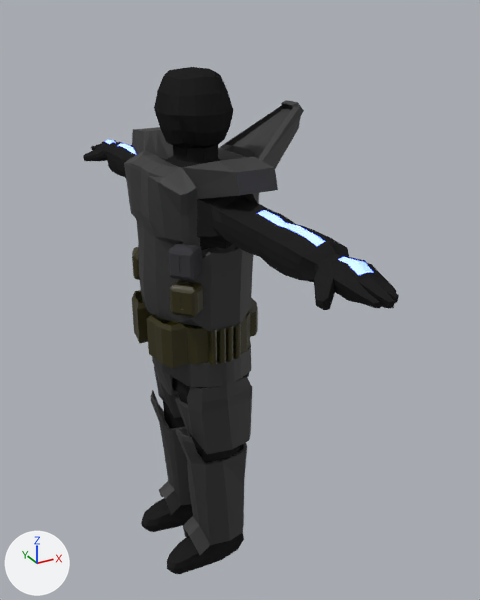
Renders of the Blender file Assets/player/player.blend from each side of a commit.
Both versions are drawn from a 50 mm camera at (-5.54, -11.93, 1.39) aimed at (0.97, -0.09, -4.53). The axes (+X, +Y, +Z) are drawn at lower left. The lights are the same throughout.

The scene before the commit, as lines of its bpy script (objects in view):
```python
ob_chest = bpy.data.objects.new('chest', me_cube_002)
ob_chest.parent = ob_dude
ob_chest.location = (0.0, 0.0, -3.381)
ob_chest.scale = (0.87, 1.38, 1.0)
ob_diaper = bpy.data.objects.new('diaper', me_cube_004)
ob_diaper.parent = ob_dude
ob_diaper.location = (-0.108, 0.0, -5.507)
ob_diaper.scale = (0.901, 1.0, -0.354)
ob_dude = bpy.data.objects.new('dude', me_cube_001)
ob_dude.location = (-0.01, 0.0, -4.42)
ob_dude.scale = (0.543, 0.654, 0.654)
ob_pilot = bpy.data.objects.new('pilot', me_icosphere)
ob_pilot.location = (0.0, 0.0, 0.0)
ob_pilot.scale = (1.18, 1.18, 1.18)
# also in view: 'L thigh' at (0.04, -0.77, -6.59); 'brown pouch 1' at (-0.8, -1.2, -3.69); 'R calf' at (-0.08, 0.75, -8.61); 'greypouch' at (-0.8, -1.2, -2.94); 'belt' at (-0.06, 0.07, -4.79)
```
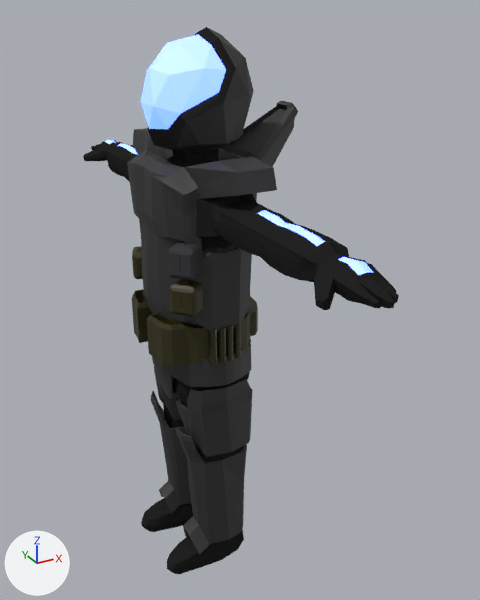
Where the newer file only moved an object's origin or applied its transform, the numbers keep the older frame.

Where the change shows, as pixel boxes (x1, y1, x2, y2) in the pictures (480 x 600 px; the box of a moved part takes in the faces that stretch with it):
'dude', moved: before (83, 67, 399, 574); after (83, 140, 399, 574)
'chest', moved, rescaled: before (124, 100, 304, 332); after (127, 101, 298, 331)
'pilot', shown: after (141, 27, 254, 152)
'L calf', reshaped: before (176, 428, 247, 555); after (176, 428, 247, 554)
'belt', reshaped: before (132, 290, 258, 368); after (132, 289, 258, 367)
'L thigh', reshaped: before (175, 376, 252, 454); after (176, 379, 252, 457)
'diaper', reshaped (15% taller): before (152, 342, 251, 395); after (152, 338, 251, 399)
'R calf', reshaped: before (151, 390, 191, 515); after (151, 391, 191, 514)
'greypouch', reshaped: before (168, 243, 202, 281); after (168, 243, 202, 280)
'brown pouch 1', reshaped: before (170, 280, 203, 317); after (170, 279, 203, 317)
'R thigh', reshaped: before (154, 367, 182, 418); after (154, 368, 181, 420)
'brown pouch 2', reshaped: before (132, 247, 140, 280); after (132, 246, 143, 279)
part 1 of me_cube_001, moved or reshaped (not visible afterwards): before (154, 67, 229, 148)

What the commit changed:
me_cube_001 is used by ob_dude; location (-0.01, 0.0, -4.42); scale (0.543, 0.654, 0.654).
me_cube_001 had 1440 vertices, 1432 faces, 8 loose edges and spanned x -2.5..1.7, y -9.3..9.3, z -9.7..7.3.
me_cube_001 now has 1440 vertices, 1432 faces, 8 loose edges and spans x -2.5..1.7, y -9.3..9.3, z -9.7..7.5.
me_cube_001 part 1: 105 of the vertices in x -1.2..1.3, y -0.6..0.6, z 5.3..7.3 are scaled about their middle by (1.07, 1, 1.06).
me_cube_002 has 460 vertices, 458 faces and spans x -1.4..2.78, y -1.83..1.83, z -1.09..3.01.
me_cube_002 is used by ob_chest; parent ob_dude; location (0.0, 0.0, -3.381); scale (0.87, 1.38, 1.0).
me_cube_002 part 2: the whole mesh is moved by (-0.04, 0.0, -0.65).
Object 'pilot' (ob_pilot) is now shown.
Object 'dude' (ob_dude) moves from (-0.01, 0.0, -4.42) to (-0.01, 0.0, -4.41).
Object 'chest' (ob_chest) moves from (0.0, 0.0, -3.381) to (0.0306, -0.000119, -2.729).
Object 'chest' (ob_chest) is rescaled from (0.87, 1.38, 1.0) to (0.819, 1.38, 1.0).
